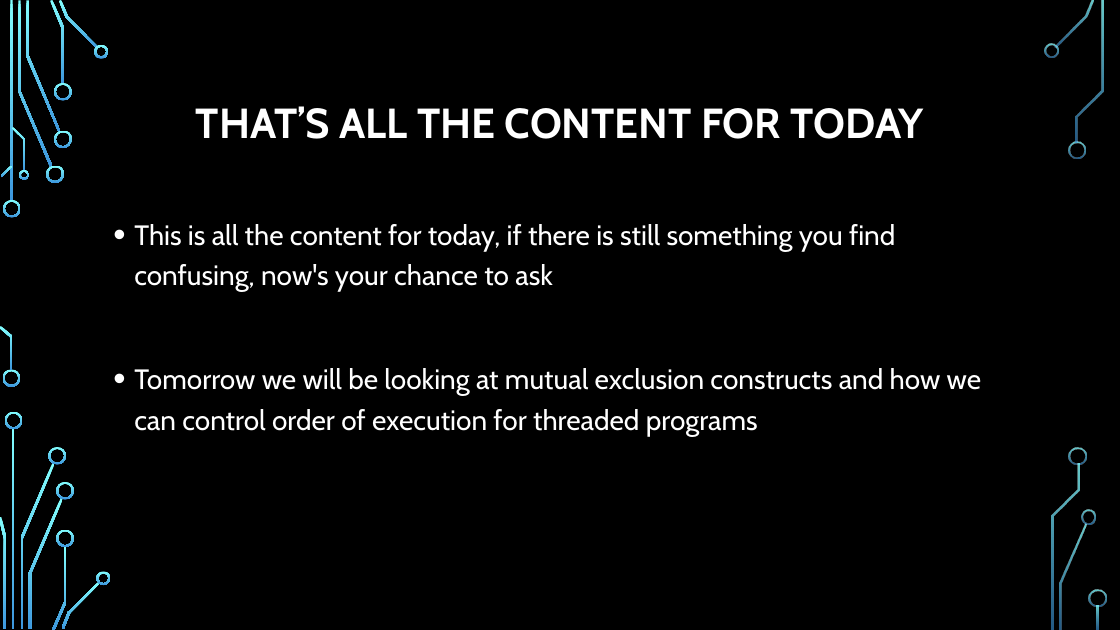
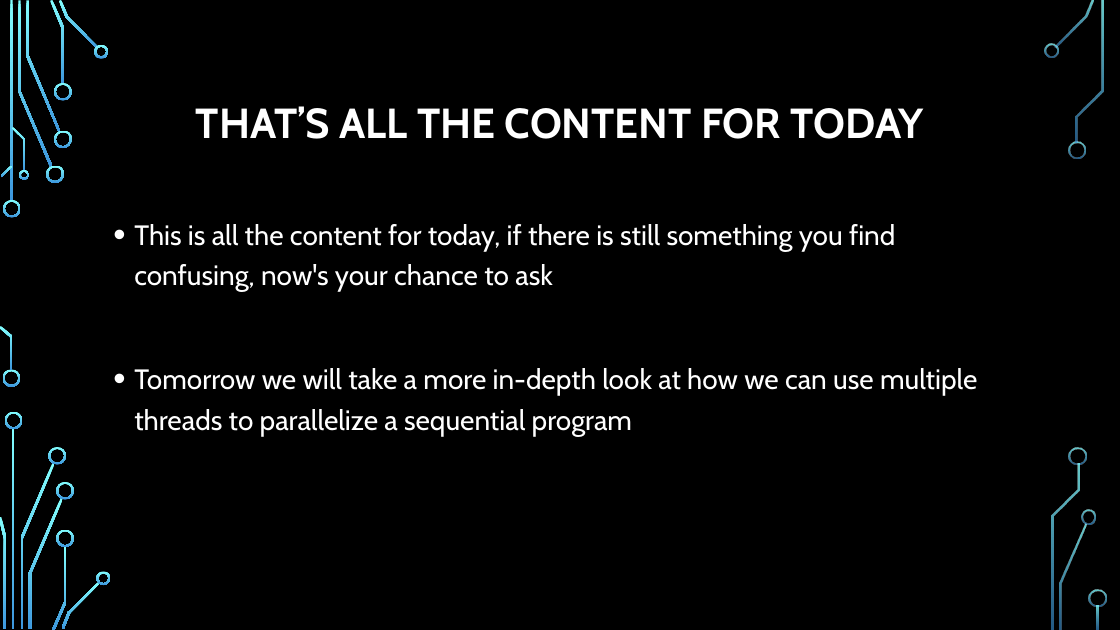
Before and after one commit to psypdt/Advanced_Summer_Course, a slide deck: slide 37 of Day2/Day_2.pptx. Drawn at 1120x630 pixels with LibreOffice and Linux fonts; fonts in the diff are those of the drawing; background and template pictures are left out. Boxes give left, top, right and bottom in pixels: in the first picture for what was removed or moved away, otherwise in the second. Text is boxed around its words. In the diff, an @@ line names an element or a change of style, - is before the commit and + after.

```diff
--- a/Day2/Day_2.pptx
+++ b/Day2/Day_2.pptx
@@ text at [134, 368, 977, 436]: text changed @@
-• Tomorrow we will be looking at mutual exclusion constructs and how we can control order of execution for threaded programs
+• Tomorrow we will take a more in-depth look at how we can use multiple threads to parallelize a sequential program
```
Also in this commit, not shown: 2 other files.
